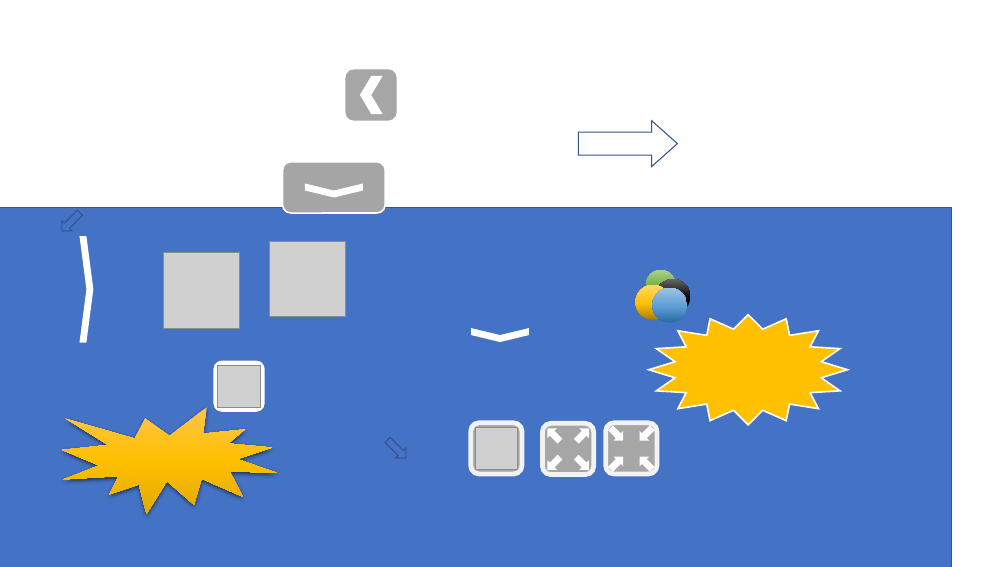
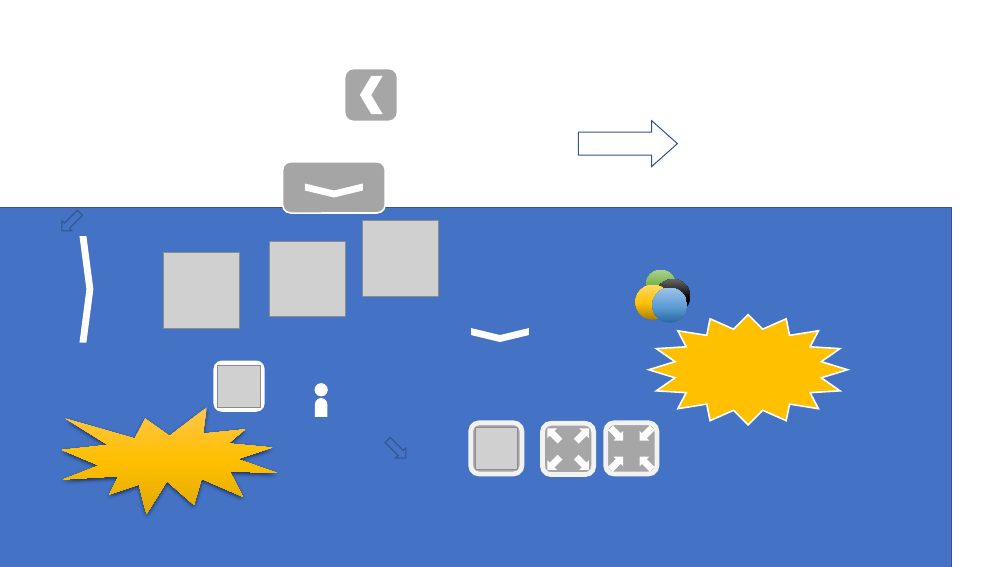
Before and after one commit to dyzsunson/BunnyBall_VR, a slide deck: slide 2 of Document/Rabbit_Tutorial.pptx. Drawn at 1008x567 pixels with LibreOffice and Linux fonts; fonts in the diff are those of the drawing; grey boxes stand for pictures. Boxes give left, top, right and bottom in pixels: in the first picture for what was removed or moved away, otherwise in the second. Text is boxed around its words. In the diff, an @@ line names an element or a change of style, - is before the commit and + after.

```diff
--- a/Document/Rabbit_Tutorial.pptx
+++ b/Document/Rabbit_Tutorial.pptx
@@ picture added at [363,221,439,296] @@
@@ ellipse added at [315,383,328,397], fill #FFFFFF @@
@@ round same rect added at [315,398,327,417], fill #FFFFFF @@
```
Also in this commit, not shown: 5 other files.
